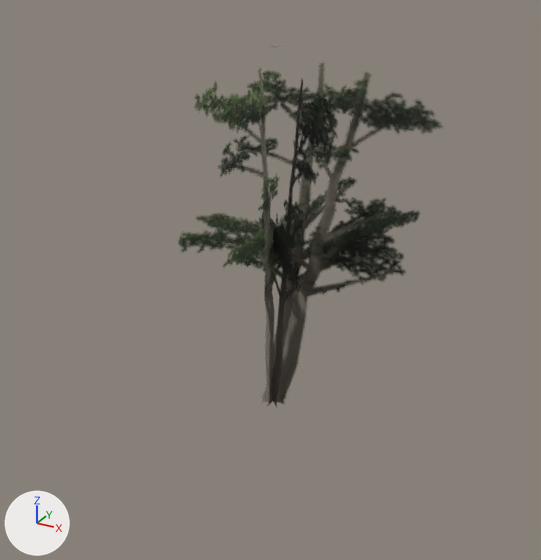
Two versions of the glTF model app/world/hand/veg/avc.glb, one commit apart.
Rendered twice from a 50 mm lens placed at (26.6, -48.8, 35.9), pointed at (0.2, -0.7, 11.9). The lights are fixed; the arrows at lower left show +X, +Y and +Z. The older version comes first. Where no turn or scale is listed for an object, it has been applied to the vertices.

In view in the first picture: 'avc_lod1'.
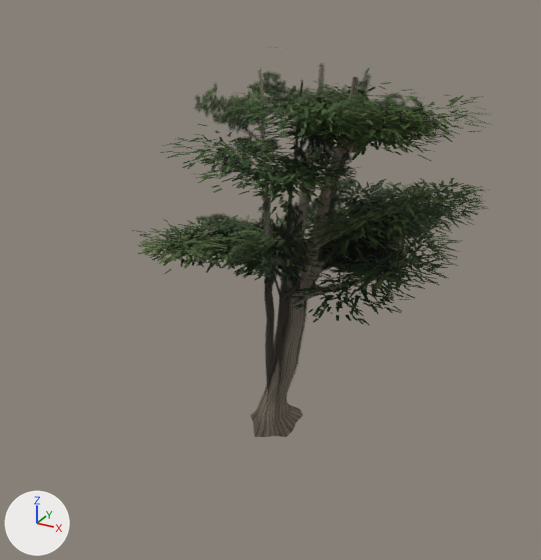
The newer file is also rescaled (x0.809) as a whole; pictures and numbers use the older file's frame.

The change, as JSON lines over the scene's bpy script:
```json
{"op": "add", "block": "img_avc_bark", "code": ["img_avc_bark = load_image('avc_bark', '_unpacked/avc_bark', 512, 1024, 'sRGB')"]}
{"op": "add", "block": "mat_avc_leaf", "code": ["mat_avc_leaf = bpy.data.materials.new('avc_leaf')", "mat_avc_leaf.use_nodes = True; mat_avc_leaf.node_tree.nodes.clear()", "_N = mat_avc_leaf.node_tree.nodes; _L = mat_avc_leaf.node_tree.links", "n0 = _N.new('ShaderNodeBsdfPrincipled'); n0.name = 'Principled BSDF'", "n0.inputs[2].default_value = 1.0  # 'Roughness'", "n1 = _N.new('ShaderNodeOutputMaterial'); n1.name = 'Material Output'", "n2 = _N.new('ShaderNodeVertexColor'); n2.name = 'Color Attribute'", "_L.new(n0.outputs[0], n1.inputs[0])  # 'BSDF' to 'Surface'", "_L.new(n2.outputs[0], n0.inputs[0])  # 'Color' to 'Base Color'"]}
{"op": "add", "block": "mat_avc_bark", "code": ["mat_avc_bark = principled_material('avc_bark')", "mat_avc_bark.texture = img_avc_bark", "mat_avc_bark.roughness = 1.0"]}
{"op": "add", "block": "me_mesh_1", "code": ["me_mesh_1 = bpy.data.meshes.new('Mesh_1')", "me_mesh_1.from_pydata(...)  # 43656 vertices, 21828 faces; spans x -9.4..16.6, y -13.2..12.0, z 10.6..29.3", "me_mesh_1.materials.append(mat_avc_leaf)"]}
{"op": "add", "block": "me_mesh_0", "code": ["me_mesh_0 = bpy.data.meshes.new('Mesh_0')", "me_mesh_0.from_pydata(...)  # 4643 vertices, 8020 faces; spans x -5.4..12.8, y -8.7..9.2, z -2.6..28.4", "me_mesh_0.materials.append(mat_avc_bark)  # picture img_avc_bark"]}
{"op": "add", "block": "ob_avc_lod0_1", "code": ["ob_avc_lod0_1 = bpy.data.objects.new('avc_lod0_1', me_mesh_1)", "ob_avc_lod0_1.location = (0.0, 0.0, 0.0)"]}
{"op": "add", "block": "ob_avc_lod0_0", "code": ["ob_avc_lod0_0 = bpy.data.objects.new('avc_lod0_0', me_mesh_0)", "ob_avc_lod0_0.location = (0.0, 0.0, 0.0)"]}
```

Boxes [x1, y1, x2, y2] around the edits, measured in the pictures (541 x 560 px):
```json
{"object": "avc_lod0_1", "change": "added", "after": [132, 68, 492, 326], "on screen": "green"}
{"object": "avc_lod0_0", "change": "added", "after": [188, 77, 442, 437]}
```
